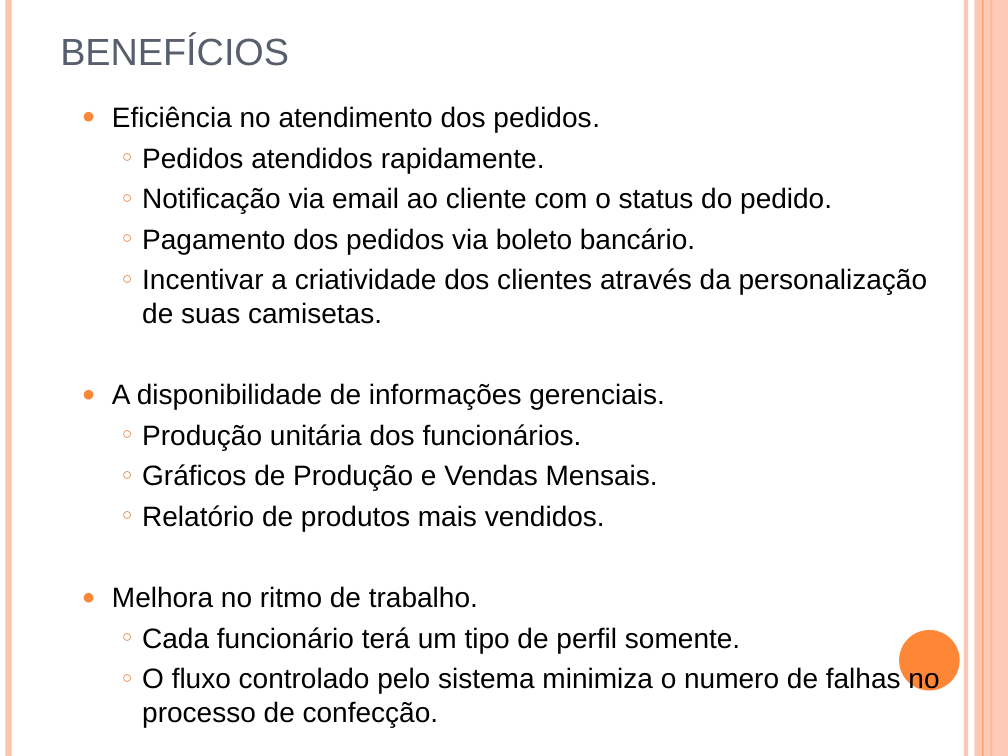
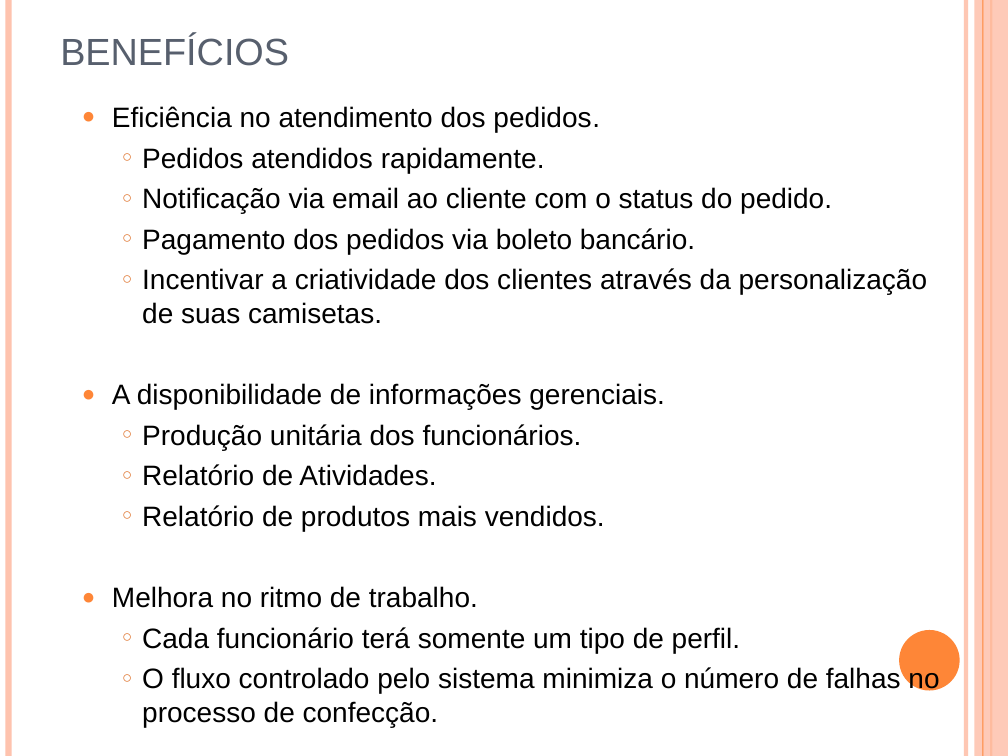
Before and after one commit to cerberosnash/sistema-de-camisetas-personalizadas, a slide deck: slide 15 of docs/Importantes/modelo-de-apresentação-de-tcc.ppt. Drawn at 1008x756 pixels with LibreOffice and Linux fonts; fonts in the diff are those of the drawing. Boxes give left, top, right and bottom in pixels: in the first picture for what was removed or moved away, otherwise in the second. Text is boxed around its words. In the diff, an @@ line names an element or a change of style, - is before the commit and + after.

```diff
--- a/docs/Importantes/modelo-de-apresentação-de-tcc.ppt
+++ b/docs/Importantes/modelo-de-apresentação-de-tcc.ppt
@@ text at (142,464,436,486): text changed @@
-    ○ Gráficos de Produção e Vendas Mensais.
+    ○ Relatório de Atividades.
@@ text at (142,627,939,727): text changed @@
-    ○ Cada funcionário terá um tipo de perfil somente.
-    ○ O fluxo controlado pelo sistema minimiza o numero de falhas no processo de confecção.
+    ○ Cada funcionário terá somente um tipo de perfil.
+    ○ O fluxo controlado pelo sistema minimiza o número de falhas no processo de confecção.
```
Also in this commit, not shown: 3 other slides changed, 1 slide added.
